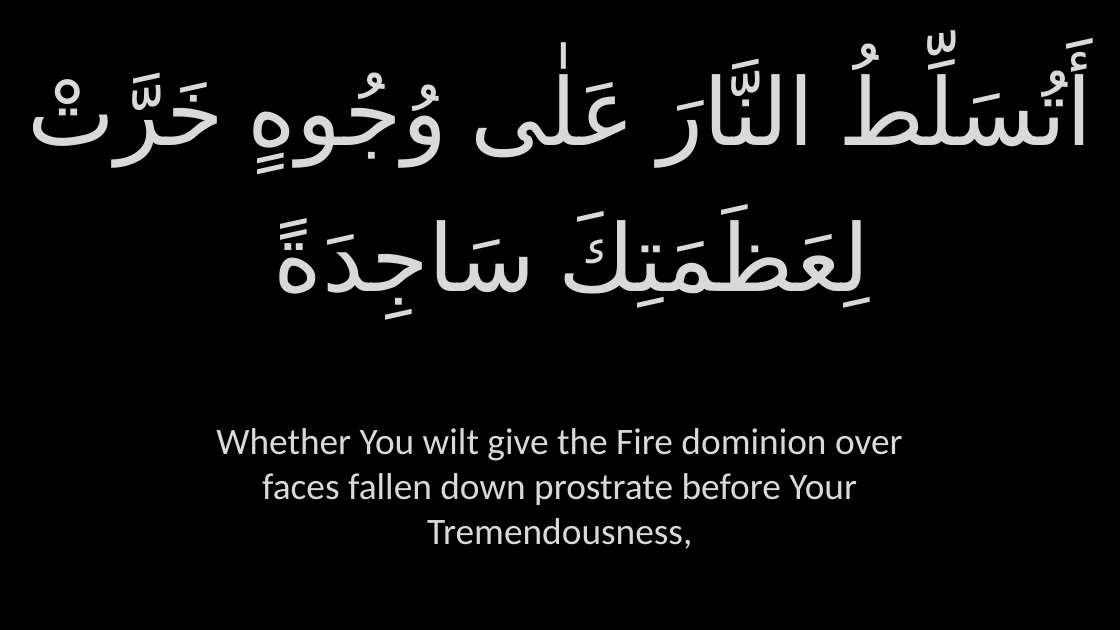
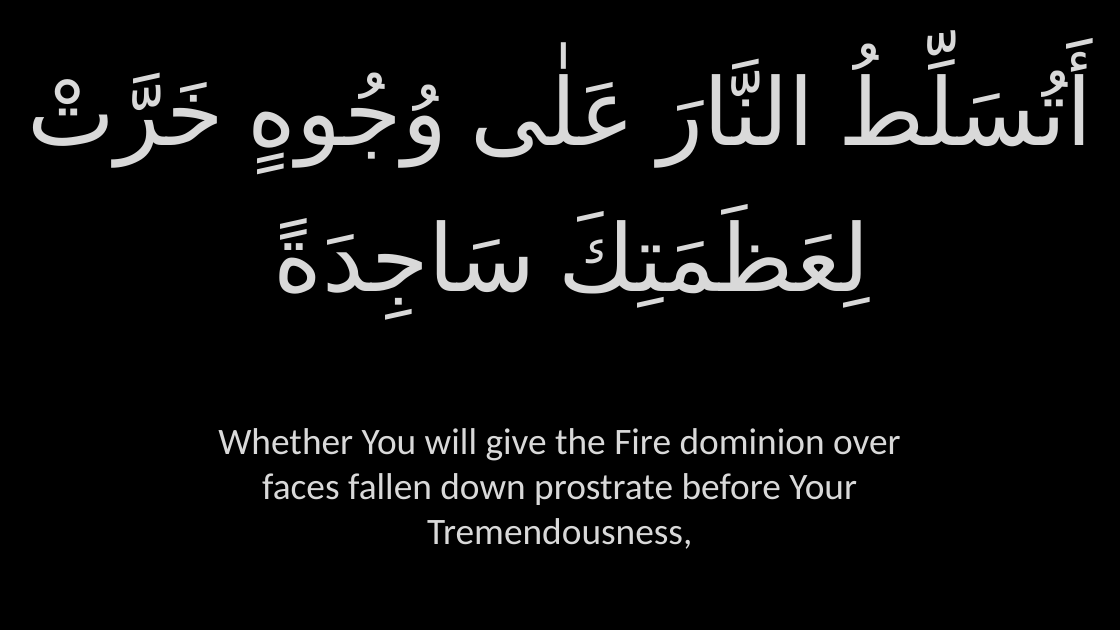
Before and after one commit to GhayurH/Slides, a slide deck: slide 101 of Slides/PPTs/Aza - Dua Kumayl.pptx. Drawn at 1120x630 pixels with LibreOffice and Linux fonts; fonts in the diff are those of the drawing; background and template pictures are left out. Boxes give left, top, right and bottom in pixels: in the first picture for what was removed or moved away, otherwise in the second. Text is boxed around its words. In the diff, an @@ line names an element or a change of style, - is before the commit and + after.

```diff
--- a/Slides/PPTs/Aza - Dua Kumayl.pptx
+++ b/Slides/PPTs/Aza - Dua Kumayl.pptx
@@ text at <box>218,428,901,549</box>: text changed @@
-Whether You wilt give the Fire dominion over faces fallen down prostrate before Your Tremendousness,
+Whether You will give the Fire dominion over faces fallen down prostrate before Your Tremendousness,
```
Also in this commit, not shown: 64 other slides changed, 10 other files.
